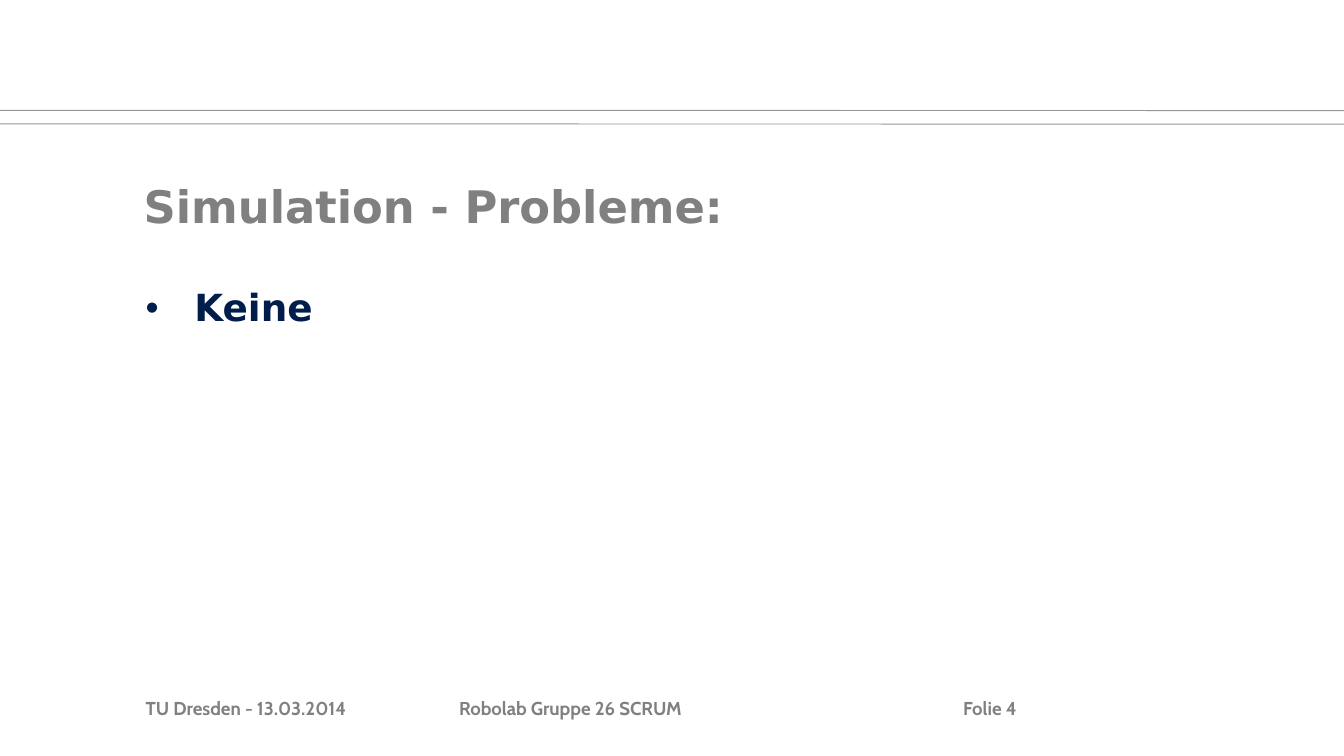
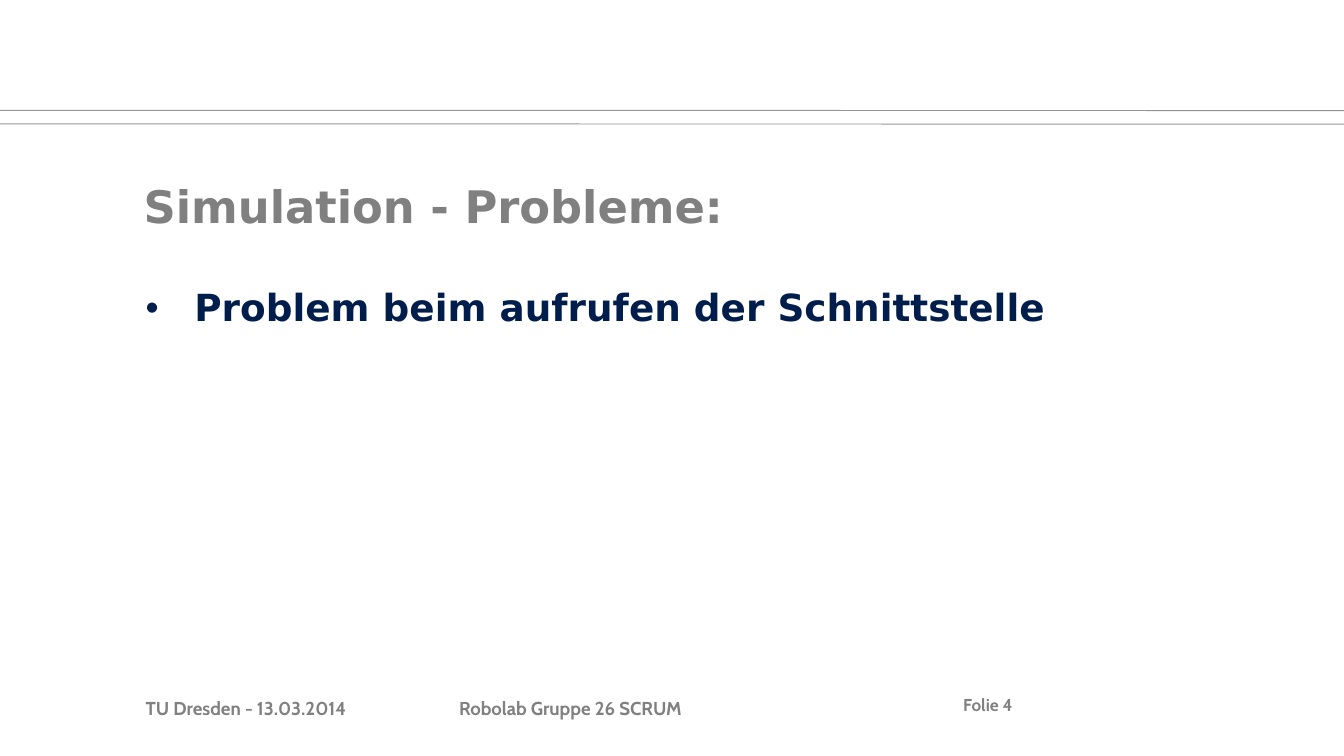
Before and after one commit to MarauderXtreme/robolab-2014, a slide deck: slide 4 of Scrum/scrum-13-03-14.ppt. Drawn at 1344x756 pixels with LibreOffice and Linux fonts; fonts in the diff are those of the drawing; background and template pictures are left out. Boxes give left, top, right and bottom in pixels: in the first picture for what was removed or moved away, otherwise in the second. Text is boxed around its words. In the diff, an @@ line names an element or a change of style, - is before the commit and + after.

```diff
--- a/Scrum/scrum-13-03-14.ppt
+++ b/Scrum/scrum-13-03-14.ppt
@@ text at bbox=[194, 292, 1045, 322]: text changed @@
-• Keine
+• Problem beim aufrufen der Schnittstelle
@@ page number at bbox=[963, 698, 1013, 711]: size 10 to 9.2 pt; line spacing 1 to 0.9 @@
```
Also in this commit, not shown: 2 other slides changed.
